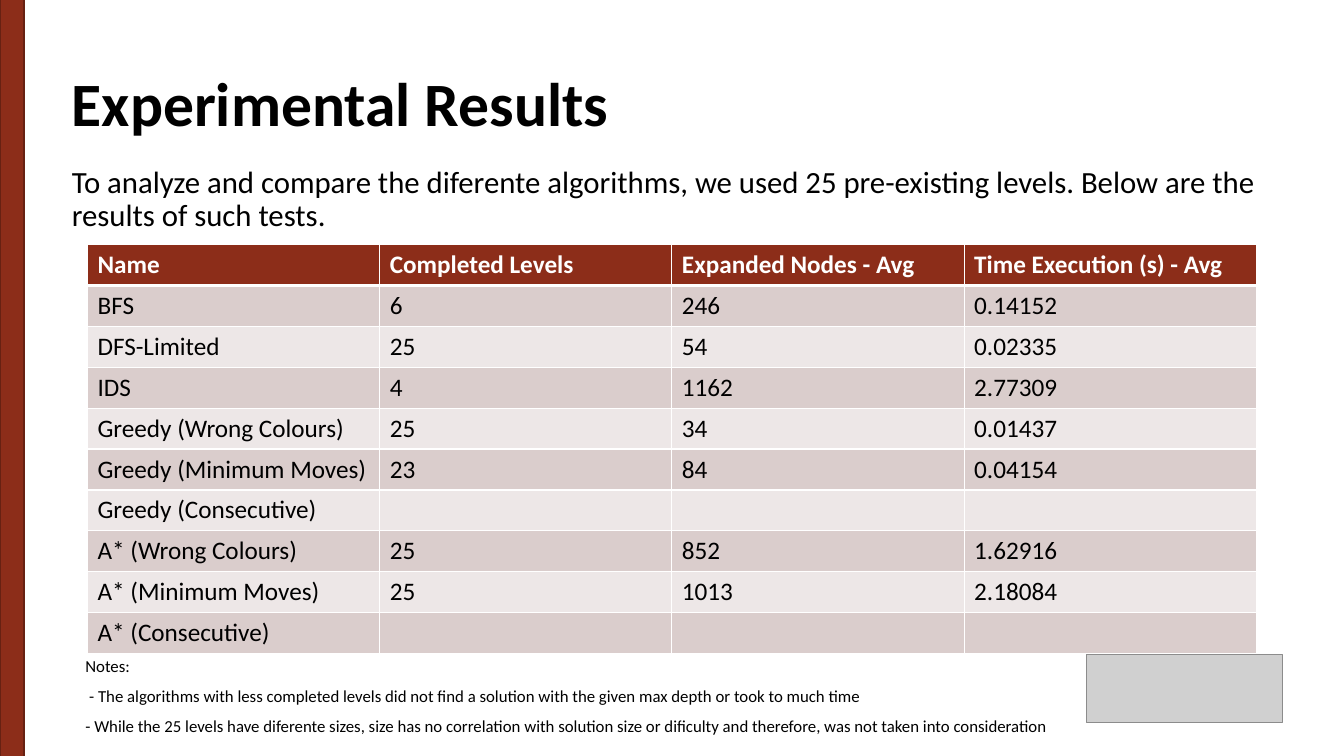
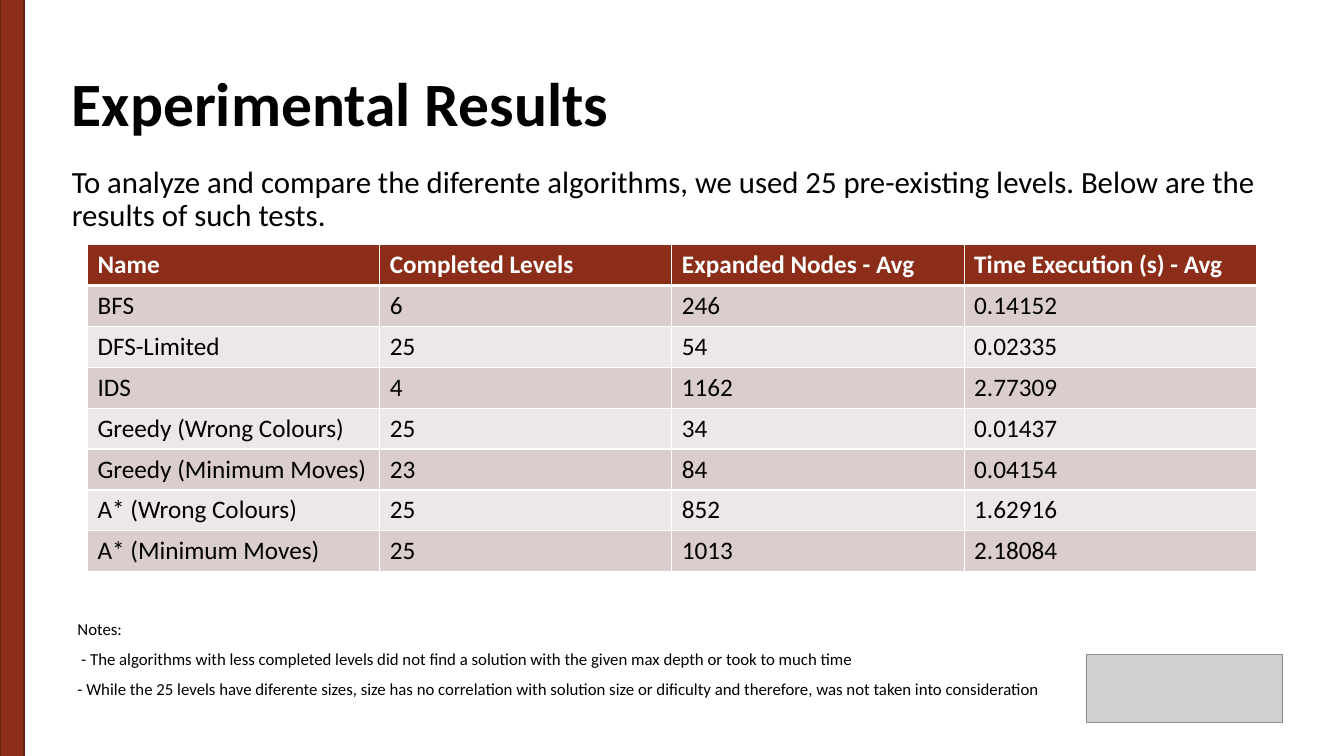
Before and after one commit to g-batalhao-a/IART, a slide deck: slide 9 of Project1/docs/Ball Sort Puzzle.pptx. Drawn at 1344x756 pixels with LibreOffice and Linux fonts; fonts in the diff are those of the drawing; grey boxes stand for pictures. Boxes give left, top, right and bottom in pixels: in the first picture for what was removed or moved away, otherwise in the second. Text is boxed around its words. In the diff, an @@ line names an element or a change of style, - is before the commit and + after.

Commit message:
Add final results

```diff
--- a/Project1/docs/Ball Sort Puzzle.pptx
+++ b/Project1/docs/Ball Sort Puzzle.pptx
@@ table at (88,245,1257,568) @@
-row 7: Greedy (Consecutive) |  |  | 
-row 10: A* (Consecutive) |  |  | 
@@ text "Notes:": place and size @@
-text "Notes:" at (85,661,1047,735)
+text "Notes:" at (77,624,1039,698)
```
Also in this commit, not shown: 1 other slide changed, 4 other files.
